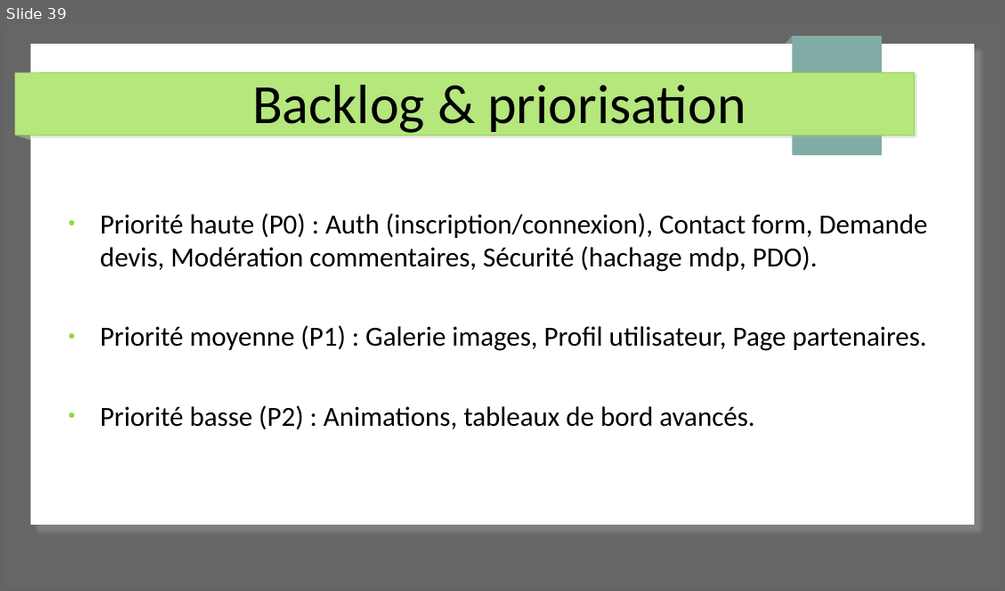
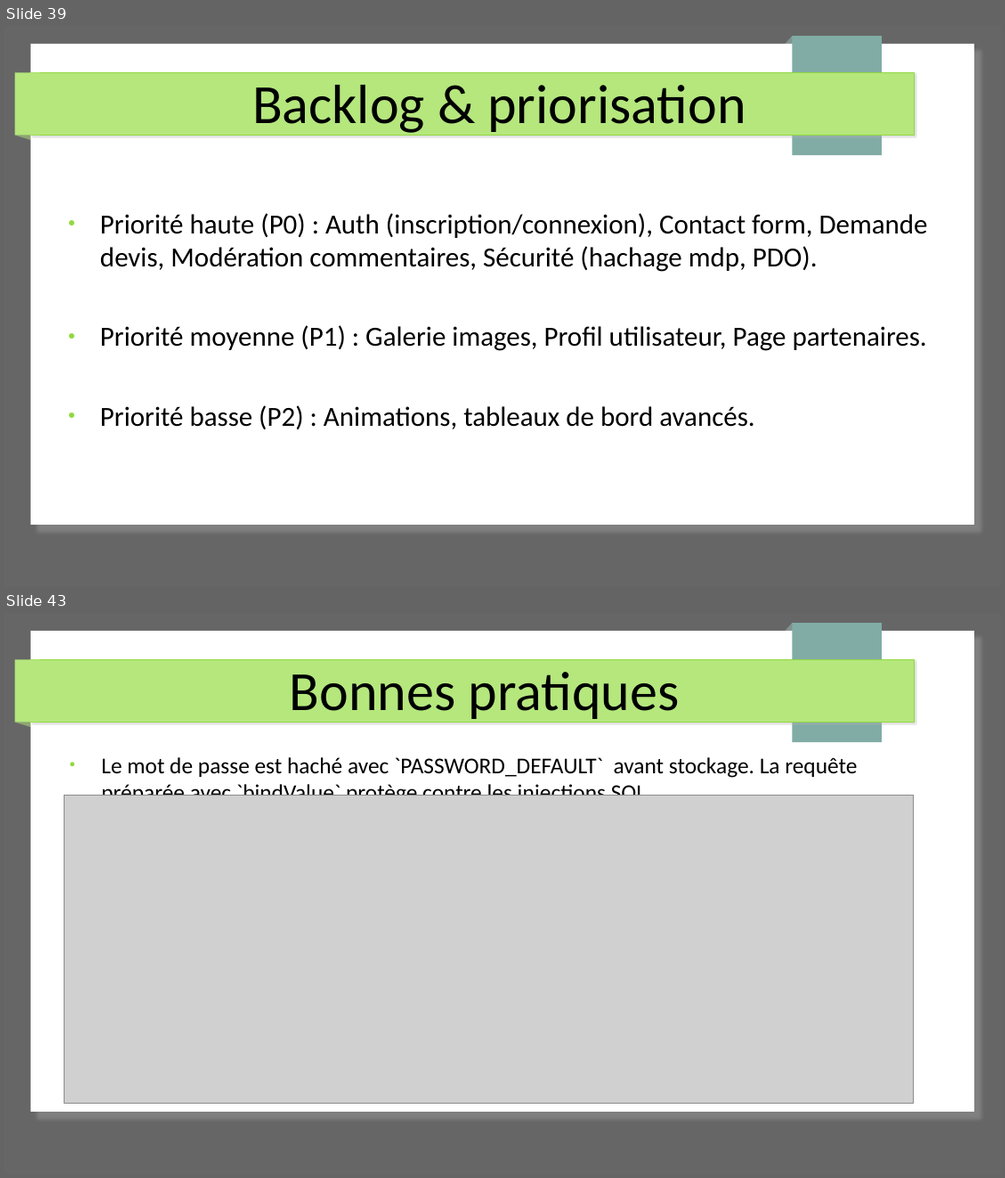
Before and after one commit to Cboukhal/project_exam, a slide deck: Document/projet_exam.odp. Shown one above the other, each under a label of ours: slide 39 before the commit, slides 39 and 43 after it; the slides between them are not shown. The pictures are 1005x591 and 1005x1178 pixels, drawn with LibreOffice and Linux fonts; fonts in the diff are those of the drawing; grey boxes stand for pictures. Boxes give left, top, right and bottom in pixels: in the first picture for what was removed or moved away, otherwise in the second. Text is boxed around its words. In the diff, an @@ line names an element or a change of style, - is before the commit and + after.

```diff
--- a/Document/projet_exam.odp
+++ b/Document/projet_exam.odp
@@ slide 43 added at [4,613,1001,1174], background #666666; not listed: 7 template elements that a slide beside it also shows @@
@@ title added at [290,672,679,724], 44 pt, text #000000 @@
+Bonnes pratiques
@@ text added at [101,757,857,795], 18 pt, text #000000 @@
+● Le mot de passe est haché avec `PASSWORD_DEFAULT` avant stockage. La requête préparée avec `bindValue` protège contre les injections SQL.
@@ picture added at [65,795,914,1103] @@
```
Also in this commit, not shown: 9 other slides added, 11 slides removed, 7 other files.
